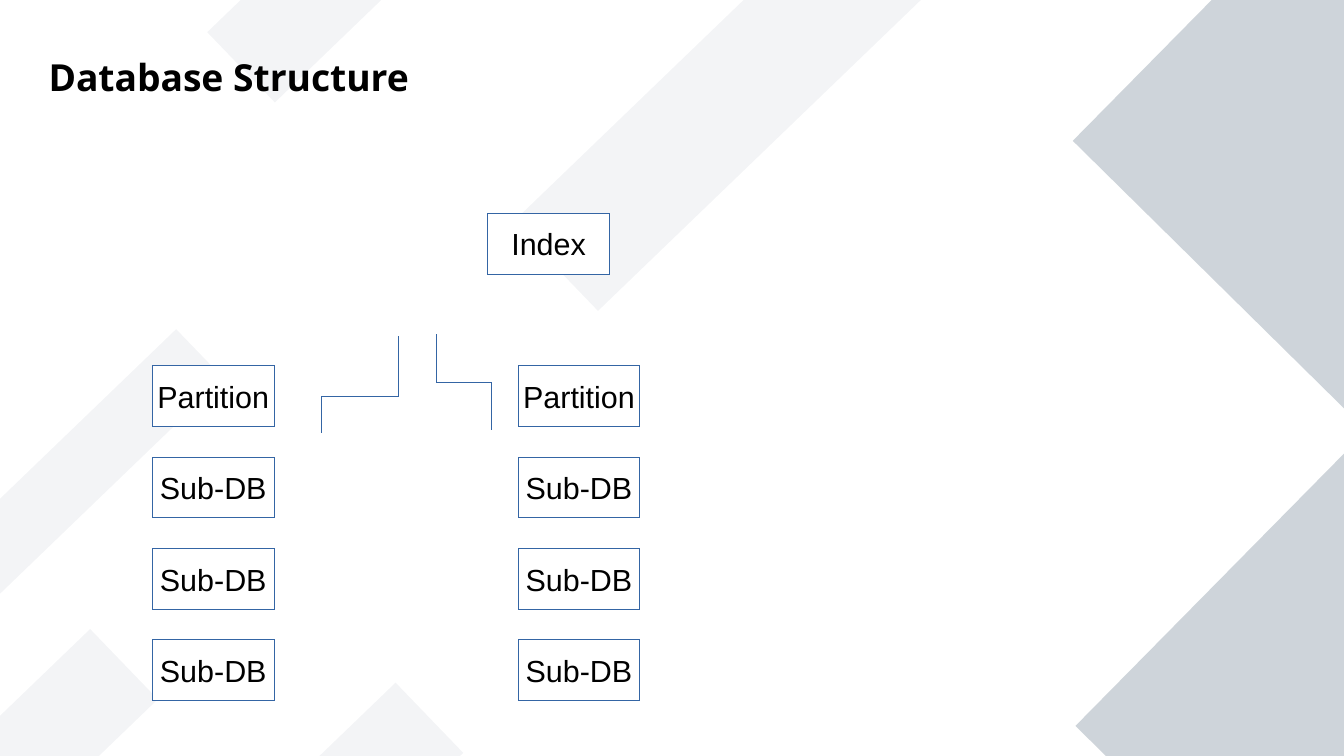
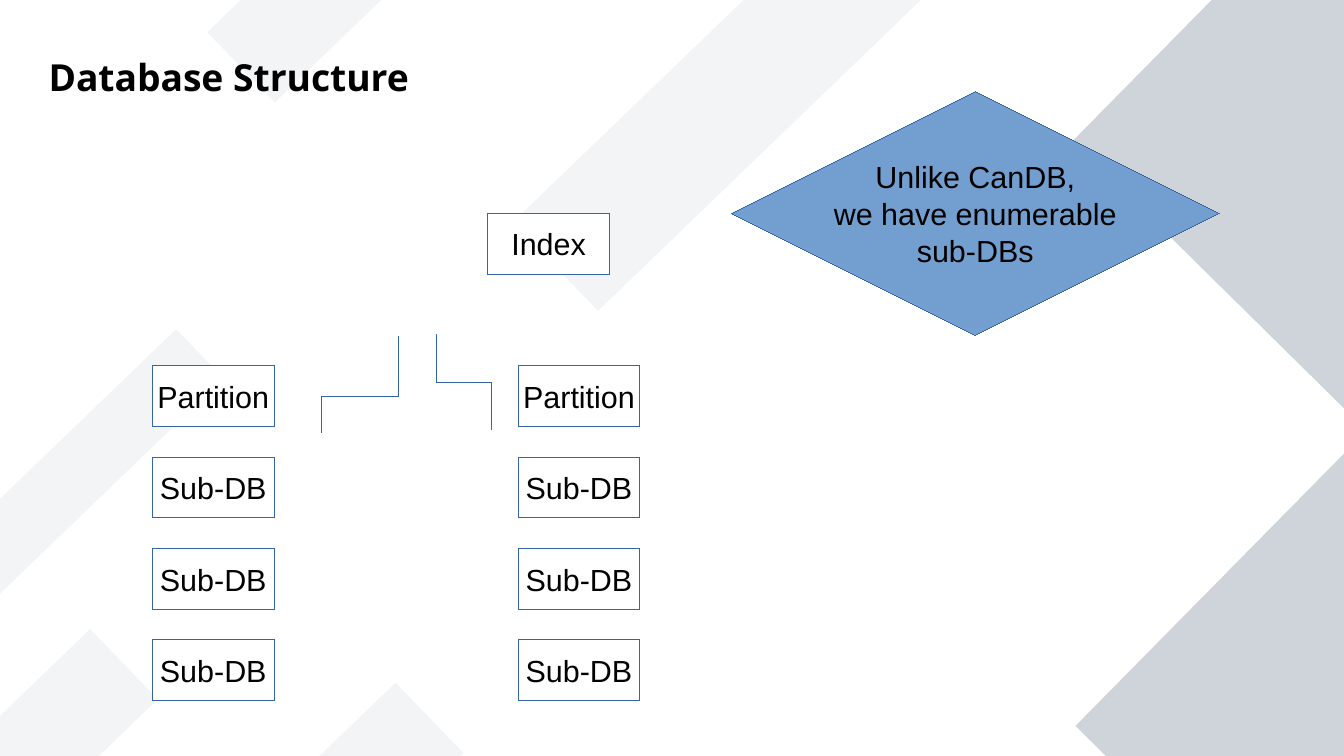
Before and after one commit to vporton/NacDB, a slide deck: slide 2 of docs/presentation.odp. Drawn at 1344x756 pixels with LibreOffice and Linux fonts; fonts in the diff are those of the drawing. Boxes give left, top, right and bottom in pixels: in the first picture for what was removed or moved away, otherwise in the second. Text is boxed around its words. In the diff, an @@ line names an element or a change of style, - is before the commit and + after.

Commit message:
presentation modified

```diff
--- a/docs/presentation.odp
+++ b/docs/presentation.odp
@@ diamond added at box(732, 91, 1220, 335), fill #729FCF, outline #3465A4 0 pt, 18 pt, text #000000 @@
+Unlike CanDB,
+we have enumerable
+sub-DBs
```
Also in this commit, not shown: 1 other slide changed.
